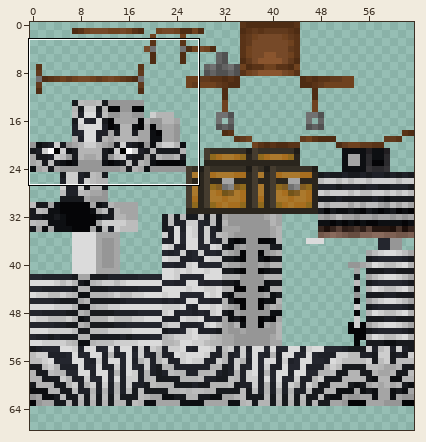
Edited in one commit: sprite sheet (assets/minecraft/optifine/mob/horse/donkey4.png). Above, an overview of the earlier version with the close-up marked.
Close-up. First the earlier version:
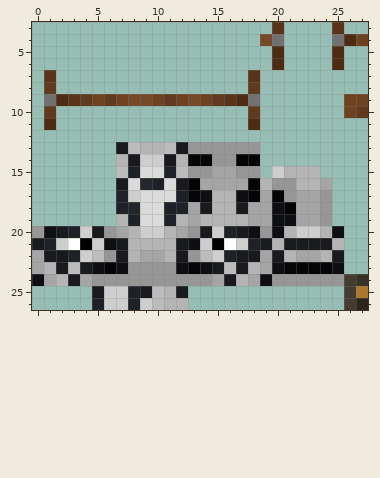
The file is 64x128 pixels. Colours within 5 levels of each other are drawn and written as one. Shown: x 0..27, y 3..26. The wide view leaves out empty margins.
And afterwards:
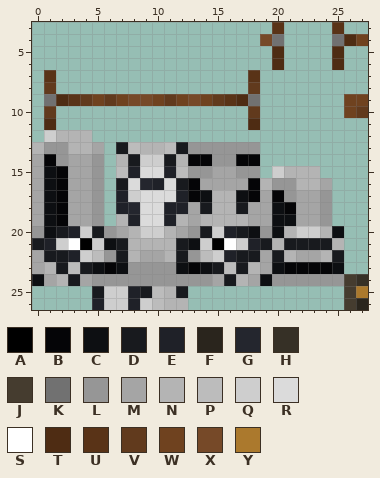
Palette (. is transparent): A #000000  B #050507  C #0d0f12  D #181a1e  E #1f2128  F #2a251d  G #24262e  H #363026  J #453c2f  K #717171  L #969696  M #a5a5a5  N #b4b4b4  P #bcbcbc  Q #cecece  R #dbdbdb  S #ffffff  T #4e2c13  U #593317  V #613a1d  W #6f421f  X #764928  Y #ab792d
Change:
y 12: x 1..4 .... -> QNNN
y 13: x 0..5 ...... -> NLLNNM
y 14: x 0..5 ...... -> MBLMML
y 15..19: x 0..5 ...... -> MCBMML
Boxes around the changes in both close-ups, in picture pixels (x1, y1, x2, y2):
added: (32, 130, 104, 226)
